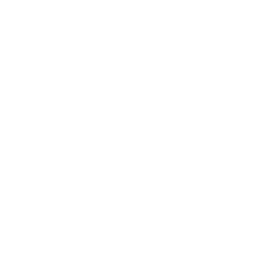
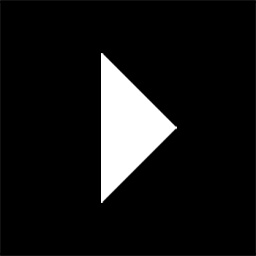
The second 256px x 256px image is a revision of the first. Changes to its layers:
showed "Layer 0" over [0, 0, 256, 256]
